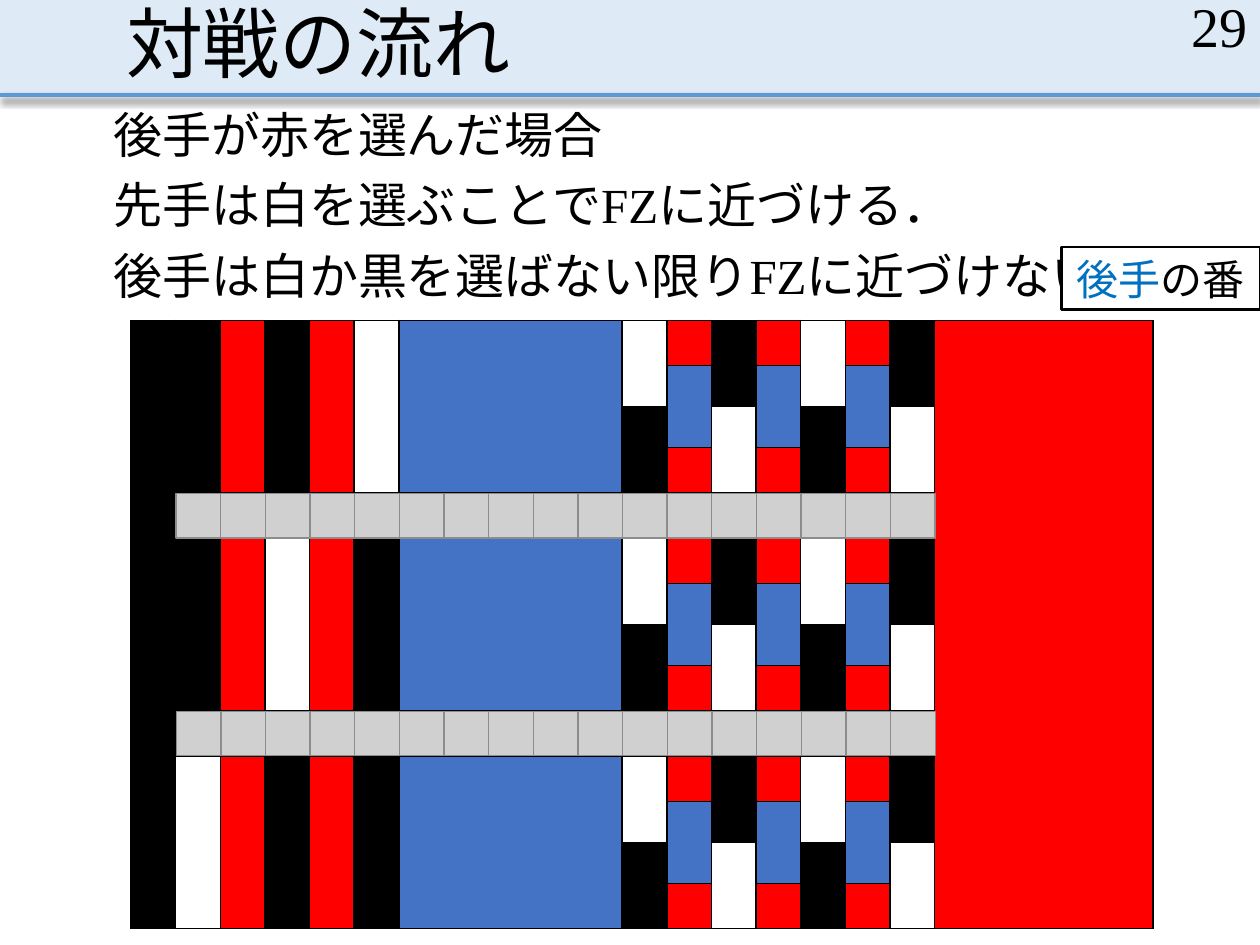
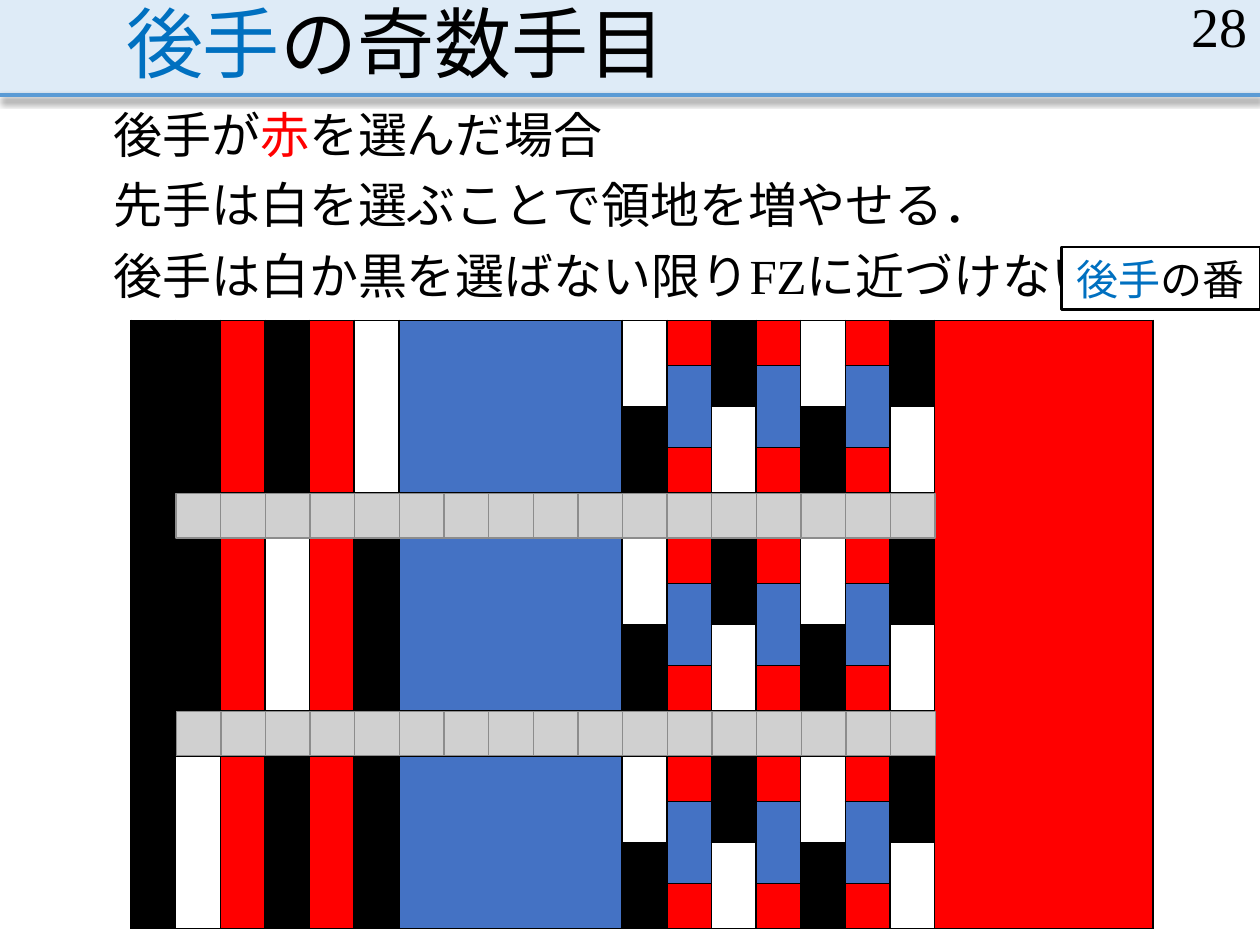
Before and after one commit to MasayaOda/SR, a slide deck: slide 28 of 190513oda.pptx (slide 29 before the commit). Drawn at 1260x945 pixels with LibreOffice and Linux fonts; fonts in the diff are those of the drawing; grey boxes stand for pictures. Boxes give left, top, right and bottom in pixels: in the first picture for what was removed or moved away, otherwise in the second. Text is boxed around its words. In the diff, an @@ line names an element or a change of style, - is before the commit and + after.

```diff
--- a/190513oda.pptx
+++ b/190513oda.pptx
@@ title at <box>126,7,665,79</box>: text changed @@
-対戦の流れ
+後手の奇数手目
@@ page number at <box>1191,9,1247,48</box>: text changed @@
-29
+28
@@ text at <box>113,103,602,157</box>: text colour #000000 to #FF0000 in "後手が赤を選んだ場合" @@
@@ text at <box>113,181,992,227</box>: text changed @@
-先手は白を選ぶことでFZに近づける．
+先手は白を選ぶことで領地を増やせる．
```
Also in this commit, not shown: 28 other slides changed, 7 slides added, 2 slides removed.
